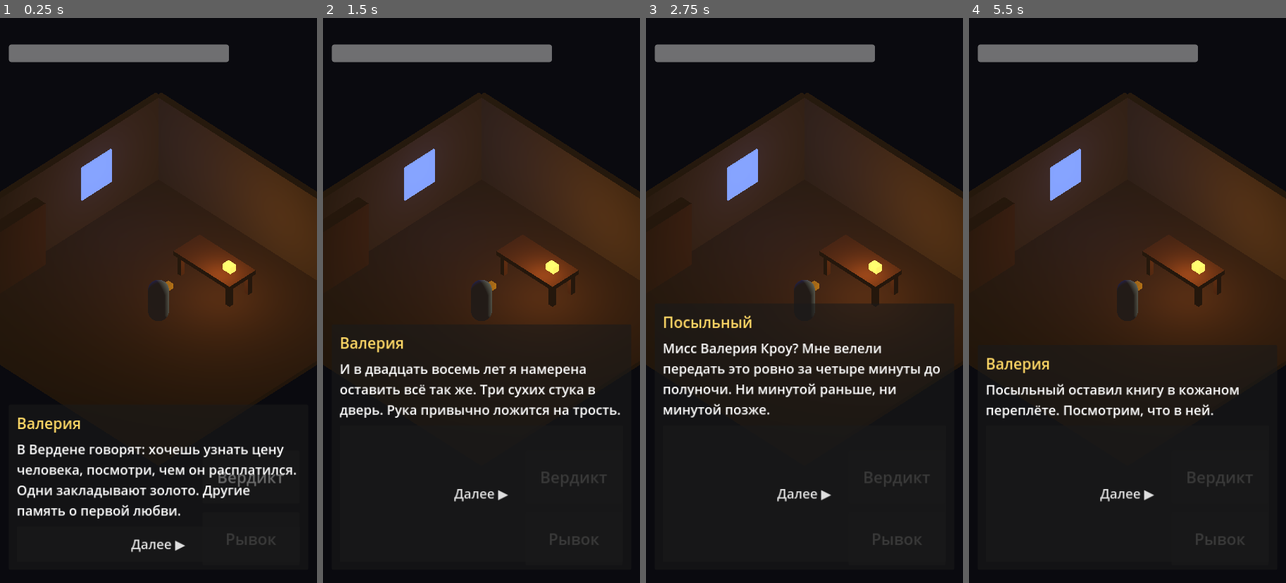
Above: before the commit, frames 1-4 (left to right).
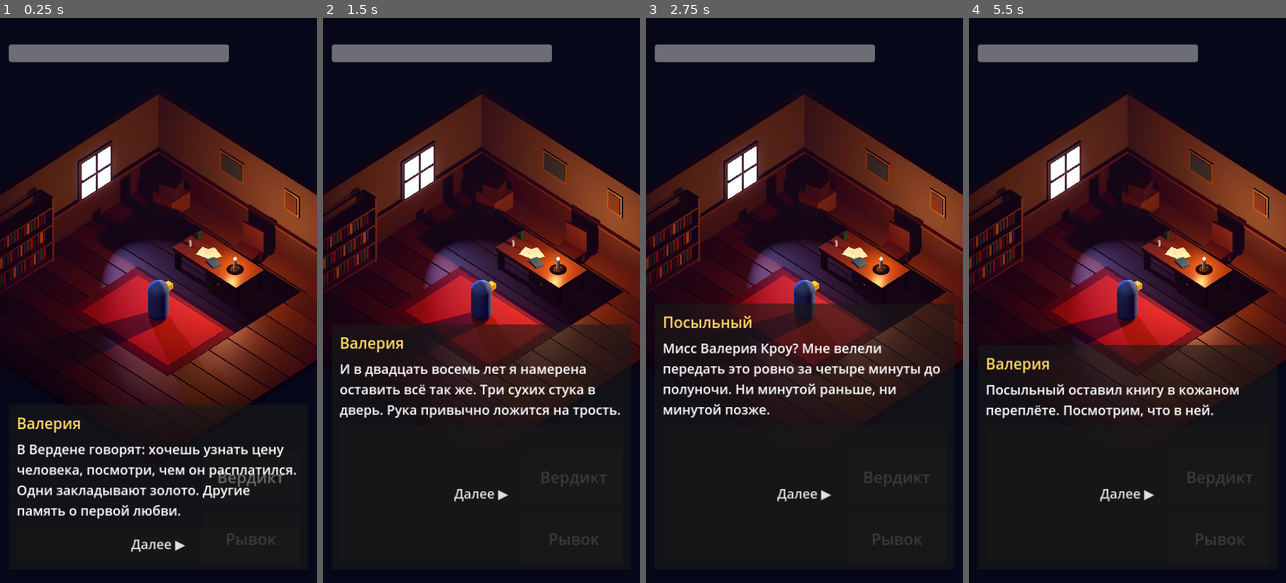
Above: after the commit, the same moments.

Repository: 684237911leo/pravo-na-otkaz
Game: Godot game, scene res://scenes/main.tscn
The game is run twice, just before and just after one commit, with the same random seed, the same clock (stepped at 60 frames per second) and the same inputs.
Inputs:
- Up to frame 1 (0.25 s): no input
- Up to frame 2 (1.5 s): click "Рывок" at 0.5 s; click "Вердикт" at 1.25 s
- Up to frame 3 (2.75 s): click "Далее ▶" at 2 s
- Up to frame 4 (5.5 s): click "Рывок" at 2.75 s; click "Вердикт" at 3.5 s; click "Оценить плату: покажи монету" at 4.25 s; click "Далее ▶" at 5 s

The runs differ from the first frame. In frame 1, 29% of the frame differs, in the area x 0-100%, y 13-69%; in frame 2, 25%; in frame 3, 23%; in frame 4, 26%.

Commit message:
Refactor 3D object creation and environment functions
Refactor functions for creating 3D objects and environment setup. Added parameters for material properties and adjusted lighting setup.

Diff:
--- a/scripts/locations.gd
+++ b/scripts/locations.gd
@@ -4,36 +4,70 @@
 	for c in get_children():
 		c.queue_free()
 
-func _box(size: Vector3, pos: Vector3, color: Color, glow: bool = false) -> void:
+func _mat(color: Color, rough: float = 0.8, glow: float = 0.0) -> StandardMaterial3D:
+	var mat := StandardMaterial3D.new()
+	mat.albedo_color = color
+	mat.roughness = rough
+	if glow > 0.0:
+		mat.emission_enabled = true
+		mat.emission = color
+		mat.emission_energy_multiplier = glow
+	return mat
+
+func _box(size: Vector3, pos: Vector3, color: Color, rough: float = 0.8, glow: float = 0.0, rot_y: float = 0.0, parent: Node = null) -> MeshInstance3D:
 	var m := MeshInstance3D.new()
 	var b := BoxMesh.new()
 	b.size = size
 	m.mesh = b
-	var mat := StandardMaterial3D.new()
-	mat.albedo_color = color
-	if glow:
-		mat.emission_enabled = true
-		mat.emission = color
-		mat.emission_energy_multiplier = 1.5
-	m.material_override = mat
+	m.material_override = _mat(color, rough, glow)
+	m.position = pos
+	m.rotation.y = rot_y
+	if parent != null:
+		parent.add_child(m)
+	else:
+		add_child(m)
+	return m
+
+func _cyl(radius: float, height: float, pos: Vector3, color: Color, rough: float = 0.5, glow: float = 0.0) -> MeshInstance3D:
+	var m := MeshInstance3D.new()
+	var c := CylinderMesh.new()
+	c.top_radius = radius
+	c.bottom_radius = radius
+	c.height = height
+	m.mesh = c
+	m.material_override = _mat(color, rough, glow)
 	m.position = pos
 	add_child(m)
-
-func _light(pos: Vector3, color: Color, energy: float, rng: float) -> void:
-	var l := OmniLight3D.new()
-	l.position = pos
-	l.light_color = color
-	l.light_energy = energy
-	l.omni_range = rng
-	add_child(l)
-
-func _env(bg: Color, amb: Color, fog_density: float) -> void:
+	return m
+
+func _ball(radius: float, pos: Vector3, color: Color, rough: float = 0.5, glow: float = 0.0, parent: Node = null) -> MeshInstance3D:
+	var m := MeshInstance3D.new()
+	var s := SphereMesh.new()
+	s.radius = radius
+	s.height = radius * 2.0
+	m.mesh = s
+	m.material_override = _mat(color, rough, glow)
+	m.position = pos
+	if parent != null:
+		parent.add_child(m)
+	else:
+		add_child(m)
+	return m
+
+func _env(bg: Color, amb: Color, amb_energy: float, fog_density: float) -> void:
 	var e := Environment.new()
 	e.background_mode = Environment.BG_COLOR
 	e.background_color = bg
 	e.ambient_light_source = Environment.AMBIENT_SOURCE_COLOR
 	e.ambient_light_color = amb
-	e.ambient_light_energy = 0.5
+	e.ambient_light_energy = amb_energy
+	e.tonemap_mode = Environment.TONE_MAPPER_FILMIC
+	e.glow_enabled = true
+	e.glow_intensity = 0.9
+	e.glow_hdr_threshold = 0.8
+	e.adjustment_enabled = true
+	e.adjustment_contrast = 1.1
+	e.adjustment_saturation = 1.15
 	e.fog_enabled = true
 	e.fog_light_color = amb
 	e.fog_density = fog_density
@@ -43,21 +77,128 @@
 
 func build_office() -> void:
 	clear_all()
-	_env(Color(0.04, 0.04, 0.06), Color(0.3, 0.22, 0.14), 0.01)
-	var wall := Color(0.32, 0.26, 0.2)
-	var wood := Color(0.35, 0.2, 0.1)
-	_box(Vector3(12, 0.2, 12), Vector3(0, -0.1, 0), Color(0.25, 0.16, 0.1))
-	_box(Vector3(12, 4, 0.3), Vector3(0, 2, -6), wall)
-	_box(Vector3(0.3, 4, 12), Vector3(-6, 2, 0), wall)
-	_box(Vector3(3, 0.2, 1.4), Vector3(0, 1, -3), wood)
-	_box(Vector3(0.2, 1, 0.2), Vector3(-1.3, 0.5, -3.5), wood)
-	_box(Vector3(0.2, 1, 0.2), Vector3(1.3, 0.5, -3.5), wood)
-	_box(Vector3(0.2, 1, 0.2), Vector3(-1.3, 0.5, -2.5), wood)
-	_box(Vector3(0.2, 1, 0.2), Vector3(1.3, 0.5, -2.5), wood)
-	_box(Vector3(0.4, 0.3, 0.3), Vector3(0.8, 1.25, -3), Color(0.9, 0.7, 0.3), true)
-	_box(Vector3(0.6, 3, 2.5), Vector3(-5.6, 1.5, 2), wood)
-	_box(Vector3(0.1, 1.6, 1.6), Vector3(-5.85, 2.2, -2.5), Color(0.35, 0.45, 0.7), true)
-	_box(Vector3(0.8, 3, 0.6), Vector3(4, 1.5, -5.5), Color(0.2, 0.12, 0.07))
-	_box(Vector3(0.5, 0.5, 0.05), Vector3(4, 2.4, -5.15), Color(0.9, 0.85, 0.6), true)
-	_light(Vector3(0.8, 2.0, -2.5), Color(1.0, 0.7, 0.35), 3.0, 10.0)
-	_light(Vector3(-4.5, 2.5, -2.5), Color(0.4, 0.5, 0.9), 1.0, 8.0)
+	_env(Color(0.02, 0.02, 0.03), Color(0.25, 0.2, 0.28), 0.35, 0.008)
+
+	var wood := Color(0.33, 0.19, 0.1)
+	var dark_wood := Color(0.2, 0.11, 0.07)
+	var brass := Color(0.75, 0.55, 0.2)
+
+	# Пол: доски двух оттенков
+	_box(Vector3(12, 0.2, 12), Vector3(0, -0.1, 0), Color(0.1, 0.06, 0.04))
+	for i in 12:
+		var c := Color(0.3, 0.18, 0.1) if i % 2 == 0 else Color(0.25, 0.15, 0.085)
+		_box(Vector3(12, 0.06, 0.94), Vector3(0, 0.02, -5.5 + i), c, 0.55)
+
+	# Стены, панели, планки
+	_box(Vector3(12.6, 4, 0.3), Vector3(0, 2, -6.15), Color(0.3, 0.25, 0.22))
+	_box(Vector3(0.3, 4, 12.6), Vector3(-6.15, 2, 0), Color(0.3, 0.25, 0.22))
+	_box(Vector3(12, 1.3, 0.12), Vector3(0, 0.65, -5.94), dark_wood, 0.6)
+	_box(Vector3(0.12, 1.3, 12), Vector3(-5.94, 0.65, 0), dark_wood, 0.6)
+	_box(Vector3(12, 0.1, 0.18), Vector3(0, 1.35, -5.92), wood, 0.5)
+	_box(Vector3(0.18, 0.1, 12), Vector3(-5.92, 1.35, 0), wood, 0.5)
+
+	# Ковёр
+	_box(Vector3(5.4, 0.03, 3.8), Vector3(0, 0.065, 0.3), Color(0.3, 0.07, 0.07), 0.95)
+	_box(Vector3(4.6, 0.04, 3.0), Vector3(0, 0.075, 0.3), Color(0.5, 0.14, 0.1), 0.95)
+
+	# Стол
+	_box(Vector3(3.4, 0.16, 1.5), Vector3(0, 1.0, -3.2), wood, 0.45)
+	for sx in [-1.55, 1.55]:
+		for sz in [-3.8, -2.6]:
+			_box(Vector3(0.18, 0.92, 0.18), Vector3(sx, 0.46, sz), dark_wood, 0.6)
+	_box(Vector3(1.4, 0.45, 0.04), Vector3(0.8, 0.75, -2.43), dark_wood, 0.6)
+	_box(Vector3(0.1, 0.06, 0.05), Vector3(0.8, 0.75, -2.4), brass, 0.3)
+
+	# Кресло
+	_box(Vector3(1.0, 0.1, 1.0), Vector3(0, 0.55, -4.6), Color(0.22, 0.1, 0.08), 0.5, 0.0, 0.1)
+	_box(Vector3(1.0, 1.0, 0.1), Vector3(0, 1.05, -5.1), Color(0.22, 0.1, 0.08), 0.5, 0.0, 0.1)
+	for cx in [-0.42, 0.42]:
+		for cz in [-4.18, -5.02]:
+			_box(Vector3(0.1, 0.5, 0.1), Vector3(cx, 0.25, cz), dark_wood, 0.6)
+
+	# Предметы на столе
+	_cyl(0.18, 0.05, Vector3(0.9, 1.105, -3.2), brass, 0.3)
+	_cyl(0.07, 0.4, Vector3(0.9, 1.33, -3.2), Color(0.9, 0.85, 0.7), 0.9)
+	_ball(0.07, Vector3(0.9, 1.6, -3.2), Color(1.0, 0.7, 0.3), 0.5, 4.0)
+	_box(Vector3(0.7, 0.02, 0.5), Vector3(-0.5, 1.09, -3.1), Color(0.85, 0.8, 0.65), 0.9, 0.0, 0.25)
+	_box(Vector3(0.6, 0.02, 0.45), Vector3(-0.35, 1.1, -3.25), Color(0.8, 0.75, 0.6), 0.9, 0.0, -0.3)
+	_box(Vector3(0.5, 0.1, 0.38), Vector3(0.1, 1.13, -2.85), Color(0.15, 0.25, 0.3), 0.6, 0.0, -0.2)
+	_cyl(0.06, 0.22, Vector3(-1.3, 1.19, -3.0), Color(0.6, 0.6, 0.65), 0.2)
+	_cyl(0.09, 0.45, Vector3(-1.35, 1.31, -3.5), Color(0.1, 0.22, 0.12), 0.2)
+
+	# Ящики в углу
+	_box(Vector3(1.0, 0.8, 1.0), Vector3(-4.3, 0.4, -5.0), wood, 0.7)
+	_box(Vector3(0.7, 0.5, 0.7), Vector3(-4.3, 1.05, -5.0), dark_wood, 0.7, 0.0, 0.3)
+
+	# Картины на стене
+	_box(Vector3(1.3, 1.0, 0.06), Vector3(-2, 2.8, -5.95), Color(0.4, 0.3, 0.12), 0.4)
+	_box(Vector3(1.1, 0.8, 0.07), Vector3(-2, 2.8, -5.93), Color(0.12, 0.2, 0.25), 0.9)
+	_box(Vector3(0.8, 1.0, 0.06), Vector3(1.2, 2.9, -5.95), Color(0.4, 0.3, 0.12), 0.4)
+	_box(Vector3(0.6, 0.8, 0.07), Vector3(1.2, 2.9, -5.93), Color(0.3, 0.2, 0.15), 0.9)
+
+	# Книжный шкаф у левой стены
+	_box(Vector3(0.08, 3.2, 3.0), Vector3(-5.82, 1.6, 2.0), dark_wood, 0.6)
+	_box(Vector3(0.7, 3.2, 0.1), Vector3(-5.5, 1.6, 0.5), wood, 0.6)
+	_box(Vector3(0.7, 3.2, 0.1), Vector3(-5.5, 1.6, 3.5), wood, 0.6)
+	var palette := [
+		Color(0.5, 0.1, 0.1), Color(0.15, 0.3, 0.2), Color(0.2, 0.2, 0.45),
+		Color(0.55, 0.4, 0.15), Color(0.3, 0.12, 0.3), Color(0.12, 0.12, 0.12)
+	]
+	for lvl in 4:
+		var y := 0.2 + lvl * 0.85
+		_box(Vector3(0.7, 0.08, 3.0), Vector3(-5.5, y, 2.0), wood, 0.6)
+		if lvl < 3:
+			for i in 15:
+				var h := 0.5 + (i % 3) * 0.08
+				_box(Vector3(0.35, h, 0.13), Vector3(-5.55, y + 0.04 + h / 2.0, 0.7 + i * 0.18), palette[(i + lvl * 2) % palette.size()], 0.8)
+
+	# Окно
+	_box(Vector3(0.1, 2.0, 1.8), Vector3(-5.9, 2.3, -2.5), dark_wood, 0.5)
+	_box(Vector3(0.04, 1.7, 1.5), Vector3(-5.84, 2.3, -2.5), Color(0.5, 0.65, 1.0), 0.2, 1.3)
+	_box(Vector3(0.08, 1.8, 0.07), Vector3(-5.82, 2.3, -2.5), dark_wood, 0.5)
+	_box(Vector3(0.08, 0.07, 1.6), Vector3(-5.82, 2.3, -2.5), dark_wood, 0.5)
+
+	# Напольные часы с маятником
+	_box(Vector3(0.9, 3.4, 0.6), Vector3(4, 1.7, -5.65), dark_wood, 0.5)
+	_box(Vector3(0.55, 0.55, 0.04), Vector3(4, 2.7, -5.33), Color(0.9, 0.85, 0.6), 0.5, 0.6)
+	_box(Vector3(0.04, 0.22, 0.02), Vector3(4, 2.78, -5.3), Color(0.05, 0.05, 0.05))
+	_box(Vector3(0.16, 0.04, 0.02), Vector3(4.07, 2.7, -5.3), Color(0.05, 0.05, 0.05))
+	_box(Vector3(0.5, 1.2, 0.04), Vector3(4, 1.5, -5.33), Color(0.03, 0.02, 0.02), 0.3)
+	var pivot := Node3D.new()
+	pivot.position = Vector3(4, 2.0, -5.3)
+	add_child(pivot)
+	_box(Vector3(0.04, 0.8, 0.02), Vector3(0, -0.4, 0), brass, 0.3, 0.0, 0.0, pivot)
+	_ball(0.12, Vector3(0, -0.85, 0), brass, 0.3, 0.0, pivot)
+	var tw := pivot.create_tween().set_loops()
+	tw.tween_property(pivot, "rotation:z", 0.25, 0.6)
+	tw.tween_property(pivot, "rotation:z", -0.25, 0.6)
+
+	# Свет: свеча (с тенями и мерцанием), лунный луч из окна, слабая заливка
+	var candle := OmniLight3D.new()
+	candle.position = Vector3(0.9, 1.75, -3.2)
+	candle.light_color = Color(1.0, 0.68, 0.35)
+	candle.light_energy = 2.5
+	candle.omni_range = 11.0
+	candle.shadow_enabled = true
+	add_child(candle)
+	var ftw := candle.create_tween().set_loops()
+	ftw.tween_property(candle, "light_energy", 2.0, 0.12)
+	ftw.tween_property(candle, "light_energy", 2.8, 0.18)
+	ftw.tween_property(candle, "light_energy", 2.3, 0.1)
+
+	var moon := SpotLight3D.new()
+	moon.position = Vector3(-5.5, 2.3, -2.5)
+	moon.light_color = Color(0.55, 0.65, 1.0)
+	moon.light_energy = 4.0
+	moon.spot_range = 16.0
+	moon.spot_angle = 35.0
+	moon.shadow_enabled = true
+	add_child(moon)
+	moon.look_at(Vector3(0.5, 0.0, -1.5), Vector3.UP)
+
+	var fill := OmniLight3D.new()
+	fill.position = Vector3(0, 3.5, 1)
+	fill.light_color = Color(1.0, 0.8, 0.6)
+	fill.light_energy = 0.5
+	fill.omni_range = 14.0
+	add_child(fill)
